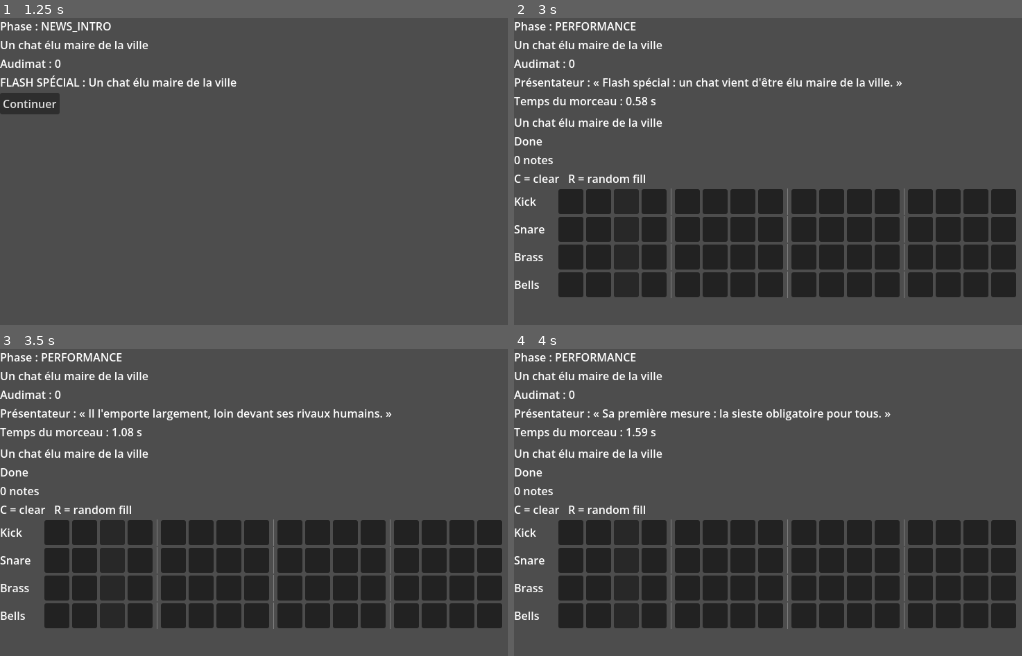
Above: before the commit, frames 1-4 (two rows, left to right).
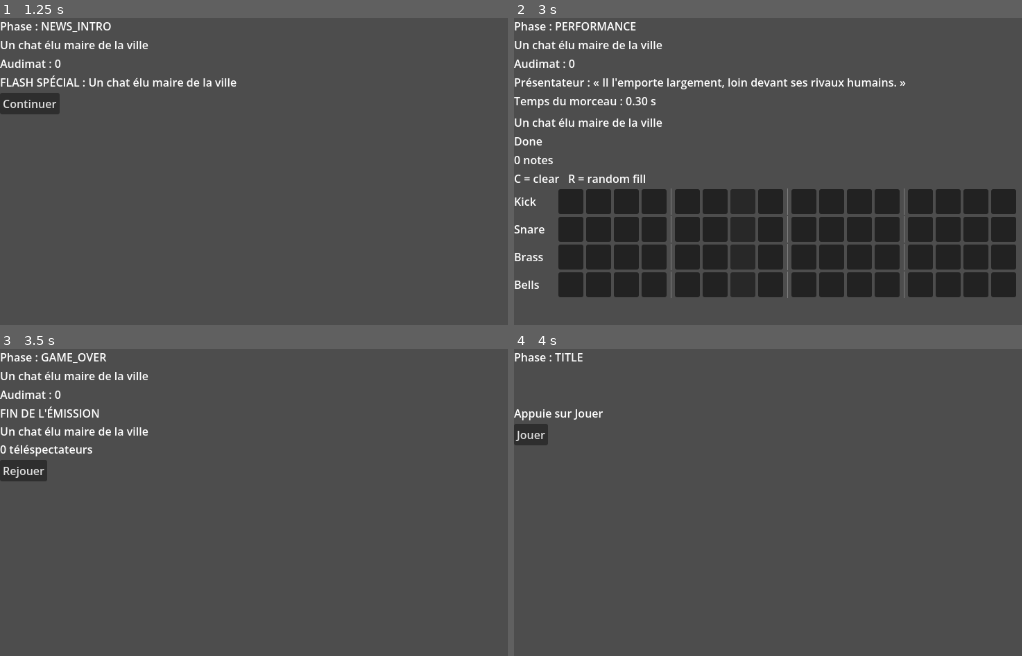
Above: after the commit, the same moments.

Repository: Lenfos/WonderJam2026
Game: Godot game, scene res://scenes/main.tscn
The game is run twice, just before and just after one commit, with the same random seed, the same clock (stepped at 60 frames per second) and the same inputs. Sound files missing from this copy of the repository are replaced by a short silence.
Inputs (mouse positions are in pixels of both pictures, inside the frame that each line leads up to):
- Up to frame 1 (1.25 s): click "Jouer" at 0.5 s
- Up to frame 2 (3 s): click "Continuer" at 1.25 s; click "J'ai fini" at 2 s; click "Continuer" at 2.75 s
- Up to frame 3 (3.5 s): no input
- Up to frame 4 (4 s): click (539, 471) at 3.5 s, where only the run after the commit has a clickable "Rejouer"

Frame 1 is identical in both runs. In frame 2, 1.0% of the frame differs, in the area x 17-78%, y 19-29%; in frame 3, 29%, in the area x 0-99%, y 1-92%; in frame 4, 29%.

Commit message:
Update background song volume

Diff:
--- a/RythmJam/data/news/cat_mayor.tres
+++ b/RythmJam/data/news/cat_mayor.tres
@@ -1,6 +1,6 @@
 [gd_resource type="Resource" script_class="NewsData" format=3]
 
-[ext_resource type="AudioStream" path="res://audio/placeholder/test_loop_110.wav" id="1_jmt2p"]
+[ext_resource type="AudioStream" path="res://audio/backings/background_track_loop.wav" id="1_jmt2p"]
 [ext_resource type="Script" path="res://scripts/music/news_data.gd" id="2_v8goe"]
 
 [resource]
@@ -9,7 +9,9 @@
 headline = "Un chat élu maire de la ville"
 anchor_lines = PackedStringArray("Flash spécial : un chat vient d\'être élu maire de la ville.", "Il l\'emporte largement, loin devant ses rivaux humains.", "Sa première mesure : la sieste obligatoire pour tous.")
 bpm = 110.0
+scale = 1
 target_density = PackedFloat32Array(0.5, 0.25, 0.25, 0.25)
 backing_track = ExtResource("1_jmt2p")
+backing_beats = 64
 brass_melody = PackedInt32Array(0, 1, 2, 1, 2, 3, 4, 3, 2, 3, 4, 5, 4, 3, 1, 0)
 bells_melody = PackedInt32Array(2, 3, 4, 3, 2, 1, 0, 1, 2, 3, 4, 5, 6, 5, 4, 5)
--- a/RythmJam/scripts/music/composition_phase.gd
+++ b/RythmJam/scripts/music/composition_phase.gd
@@ -24,7 +24,7 @@
 func start(news: NewsData, p_duration_sec: float = -1.0) -> void:
 	_duration = p_duration_sec if p_duration_sec > 0.0 else duration_sec
 	_composition = Composition.new()
-	clock.start(news.backing_track, news.bpm)
+	clock.start(news.backing_track, news.bpm, news.backing_beats)
 	sequencer.start(clock, news, _composition)
 	_running = true
 	_seconds_left = -1
--- a/RythmJam/scripts/music/music_clock.gd
+++ b/RythmJam/scripts/music/music_clock.gd
@@ -19,6 +19,8 @@
 ## Web only: how late, in seconds, the browser actually starts the stream after play().
 ## Positive delays the clock. Tune by ear (metronome vs backing); future player latency setting.
 @export var web_start_offset_sec: float = 0.0
+## Backing track level, under the instruments. The Music bus stays free for a player volume setting.
+@export var volume_db: float = -15.0
 
 var bpm: float = 120.0
 var beats_per_loop: int = MusicTypes.STEP_COUNT
@@ -39,6 +41,7 @@
 func _ready() -> void:
 	_player = AudioStreamPlayer.new()
 	_player.bus = &"Music"
+	_player.volume_db = volume_db
 	add_child(_player)
 
 
@@ -169,9 +172,9 @@
 	return beat * get_beat_length()
 
 
-## Step 0..beats_per_loop-1 within the current loop (one step = one beat).
+## Sequencer step 0..STEP_COUNT-1 (one step = one beat). A loop holds a whole number of grids.
 func get_step(time: float) -> int:
-	return posmod(floori(get_beat(time)), beats_per_loop)
+	return posmod(floori(get_beat(time)), MusicTypes.STEP_COUNT)
 
 
 func get_loop_index(time: float) -> int:
--- a/RythmJam/scripts/music/news_data.gd
+++ b/RythmJam/scripts/music/news_data.gd
@@ -17,8 +17,10 @@
 @export var target_density: PackedFloat32Array
 @export var special_criterion: MusicTypes.SpecialCriterion = MusicTypes.SpecialCriterion.VARIETY
 
-## Loop exactly STEP_COUNT beats long at bpm.
+## Loop exactly backing_beats beats long at bpm.
 @export var backing_track: AudioStream
+## Length of backing_track in beats: a multiple of STEP_COUNT, so every grid starts on the same bar line.
+@export var backing_beats: int = MusicTypes.STEP_COUNT
 ## Scale DEGREE per step (STEP_COUNT values), played when the BRASS cell of that step is on.
 ## Degrees, not semitones, so a melody can never leave `scale` (see MusicTypes.degree_to_semitones).
 @export var brass_melody: PackedInt32Array
@@ -49,4 +51,6 @@
 			errors.append("melody degree %d is more than %d semitones from the root" % [degree, MAX_MELODY_SEMITONES])
 	if backing_track == null:
 		errors.append("backing_track is missing")
+	if backing_beats <= 0 or backing_beats % MusicTypes.STEP_COUNT != 0:
+		errors.append("backing_beats must be a positive multiple of %d (got %d)" % [MusicTypes.STEP_COUNT, backing_beats])
 	return errors
--- a/RythmJam/scripts/music/performance_phase.gd
+++ b/RythmJam/scripts/music/performance_phase.gd
@@ -61,13 +61,13 @@
 func start(news: NewsData, composition: Composition, multiplier: float) -> void:
 	_news = news
 	_composition_multiplier = multiplier
-	# The chart starts on a loop boundary so its steps line up with the backing track's bars:
-	# the clock starts count_in_beats earlier, near the end of a loop.
+	# The chart starts on a grid boundary so its steps line up with the backing track's bars:
+	# the clock starts count_in_beats earlier, near the end of a grid.
 	_start_beat = ceili(count_in_beats / float(MusicTypes.STEP_COUNT)) * MusicTypes.STEP_COUNT
 	_end_beat = _start_beat + loop_count * MusicTypes.STEP_COUNT
 	var count_in_start := _start_beat - count_in_beats
-	var beat_length := news.backing_track.get_length() / MusicTypes.STEP_COUNT
-	clock.start(news.backing_track, news.bpm, MusicTypes.STEP_COUNT, count_in_start * beat_length)
+	var beat_length := news.backing_track.get_length() / news.backing_beats
+	clock.start(news.backing_track, news.bpm, news.backing_beats, count_in_start * beat_length)
 	sequencer.start(clock, news, composition, _start_beat, _end_beat)
 	_next_countdown_beat = count_in_start
 	_next_loop = 0
--- a/RythmJam/tools/make_cat_mayor.gd
+++ b/RythmJam/tools/make_cat_mayor.gd
@@ -15,9 +15,12 @@
 		"Sa première mesure : la sieste obligatoire pour tous.",
 	])
 	news.bpm = 110.0
-	news.scale = MusicTypes.ScaleType.MAJOR_PENTATONIC
+	# Minor: the backing track is in C minor pentatonic.
+	news.scale = MusicTypes.ScaleType.MINOR_PENTATONIC
 	news.special_criterion = MusicTypes.SpecialCriterion.VARIETY
-	news.backing_track = load("res://audio/placeholder/test_loop_110.wav")
+	# AmbientLoop.wav by IgalBlech, CC0 (freesound.org/s/399164), cut with tools/make_loop.py.
+	news.backing_track = load("res://audio/backings/background_track_loop.wav")
+	news.backing_beats = 64
 	# Placeholder values, to tune with the real music. Melodies are scale degrees (5 = root an octave up).
 	news.target_density = PackedFloat32Array([0.5, 0.25, 0.25, 0.25])
 	news.brass_melody = PackedInt32Array([0, 1, 2, 1, 2, 3, 4, 3, 2, 3, 4, 5, 4, 3, 1, 0])
Not shown, added: RythmJam/audio/backings/background_track.wav.import
Not shown, added: RythmJam/audio/backings/background_track_loop.wav.import
Not shown, added: RythmJam/audio/backings/background_track.wav
Not shown, added: RythmJam/audio/backings/background_track_loop.wav
Not shown, added: RythmJam/tools/make_loop.py
